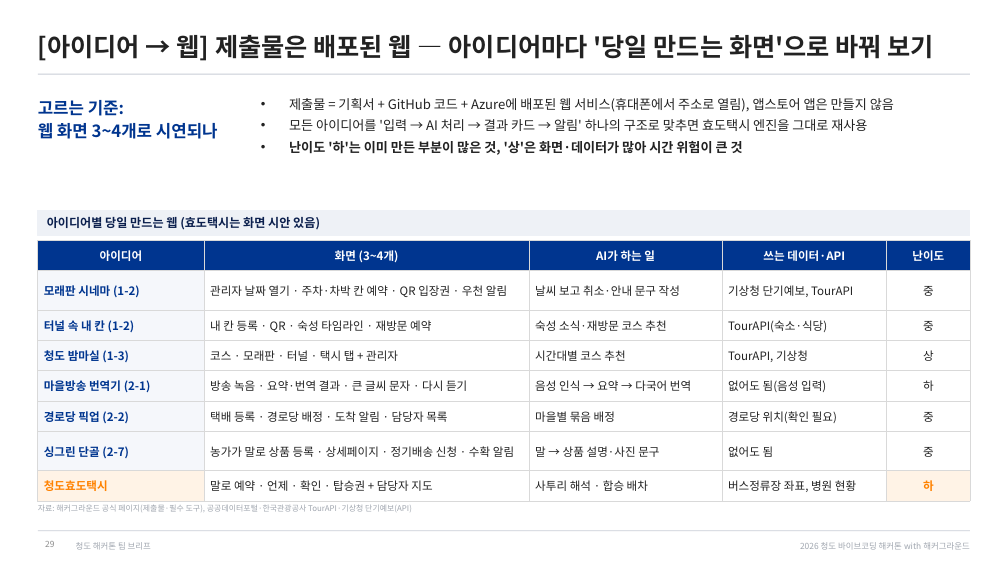
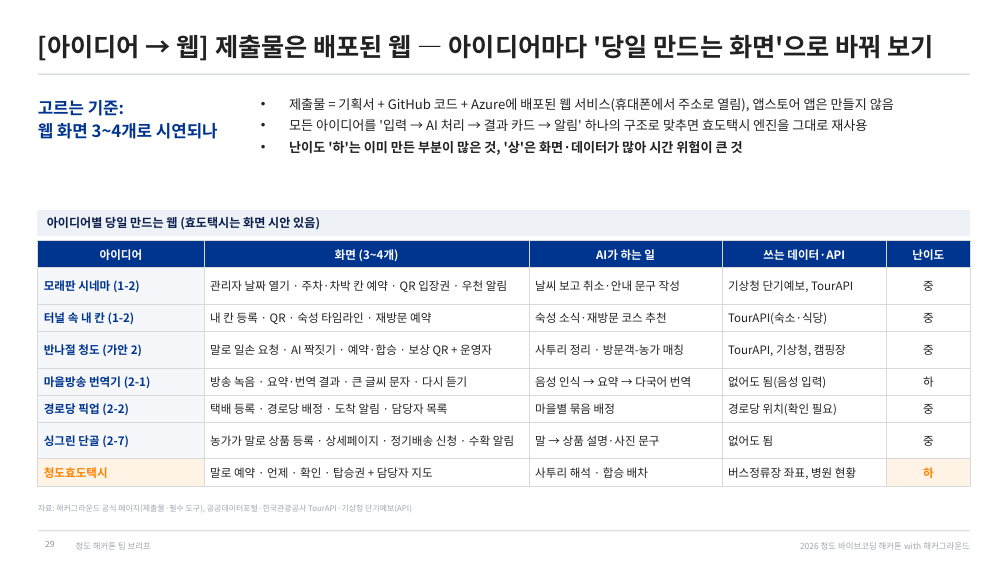
Before and after one commit to fordgril307-wq/Cheongdo_Hackathon, a slide deck: slide 29 of docs/team-brief/청도해커톤_팀브리프.pptx. Drawn at 1008x567 pixels with LibreOffice and Linux fonts; fonts in the diff are those of the drawing. Boxes give left, top, right and bottom in pixels: in the first picture for what was removed or moved away, otherwise in the second. Text is boxed around its words. In the diff, an @@ line names an element or a change of style, - is before the commit and + after.

```diff
--- a/docs/team-brief/청도해커톤_팀브리프.pptx
+++ b/docs/team-brief/청도해커톤_팀브리프.pptx
@@ table at (x1=38, y1=240, x2=970, y2=483) @@
-row 4: 청도 밤마실 (1-3) | 코스 · 모래판 · 터널 · 택시 탭 + 관리자 | 시간대별 코스 추천 | TourAPI, 기상청 | 상
+row 4: 반나절 청도 (가안 2) | 말로 일손 요청 · AI 짝짓기 · 예약·합승 · 보상 QR + 운영자 | 사투리 정리 · 방문객-농가 매칭 | TourAPI, 기상청, 캠핑장 | 중
```
Also in this commit, not shown: 4 other slides changed, 6 slides added, 3 other files.
